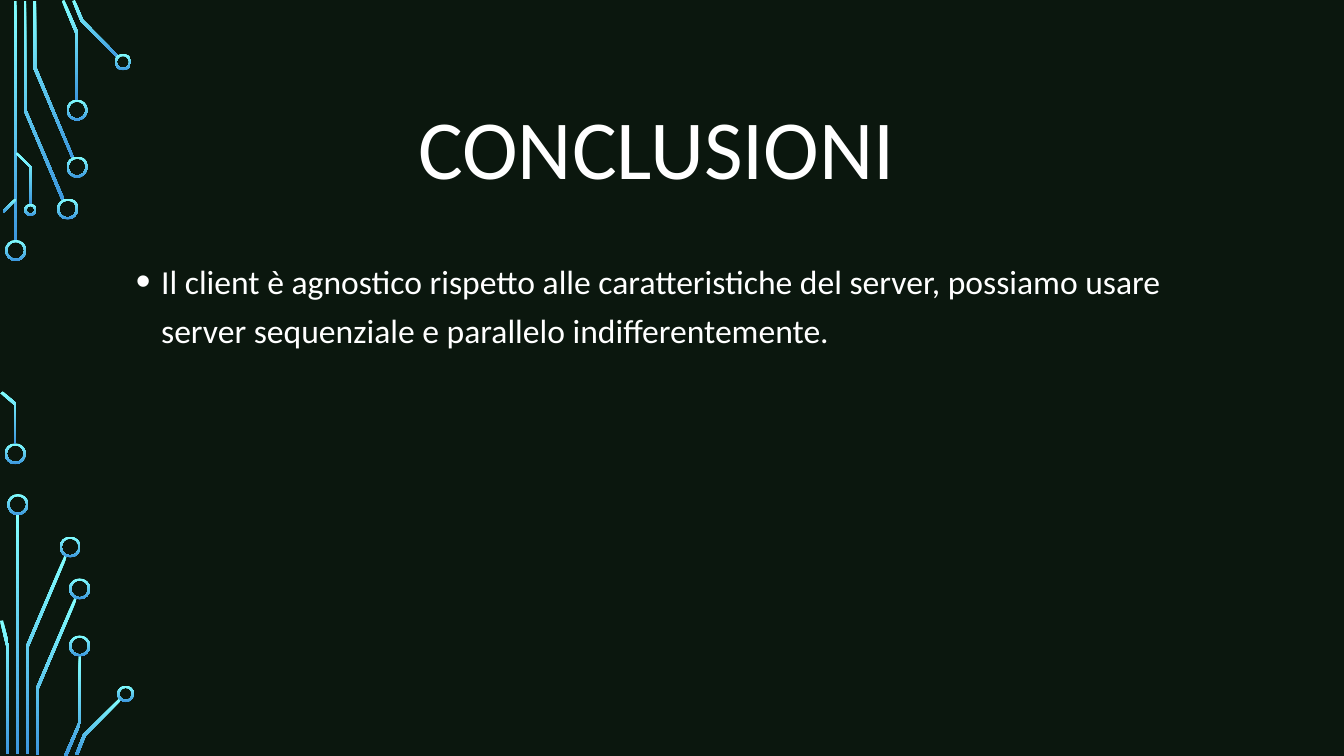
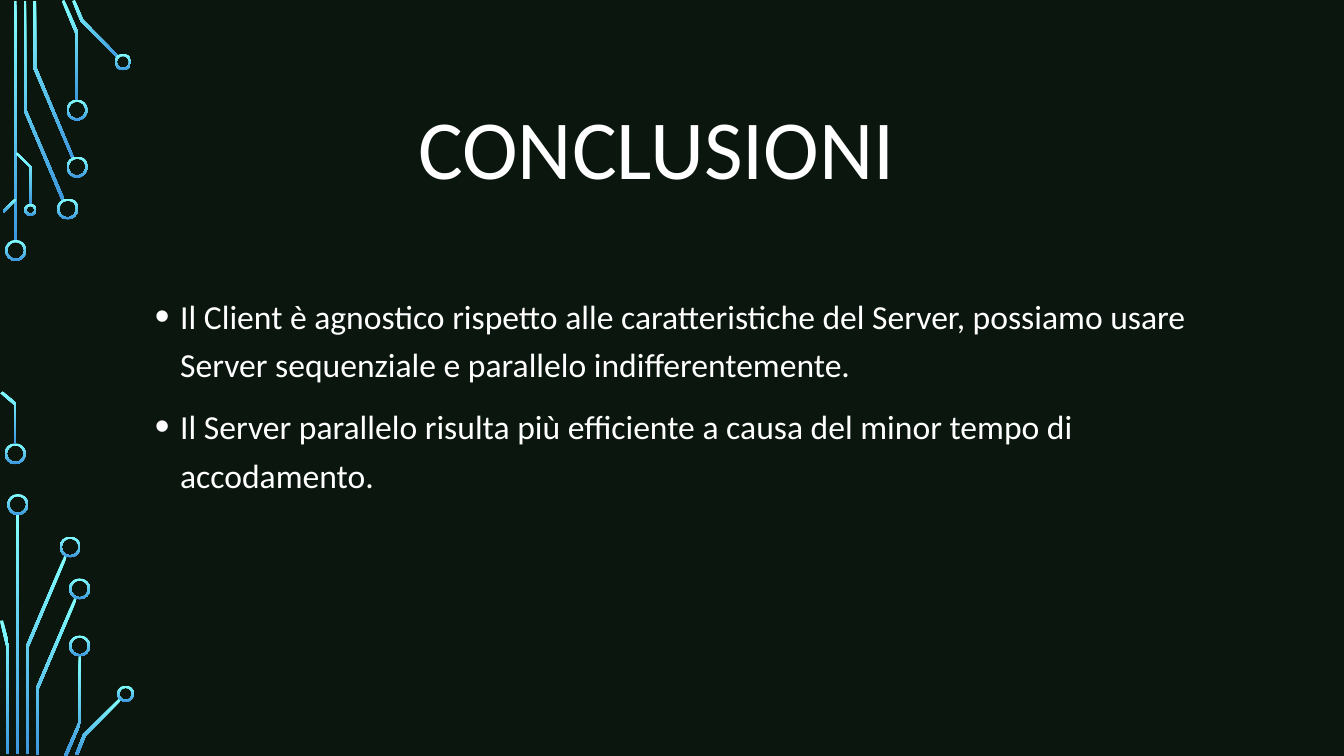
Before and after one commit to FlippaFloppa/Reti-di-Calcolatori-gruppo-Lore, a slide deck: slide 12 of Esercitazione_2/esercitazione2.pptx (slide 10 before the commit). Drawn at 1344x756 pixels with LibreOffice and Linux fonts; fonts in the diff are those of the drawing; background and template pictures are left out. Boxes give left, top, right and bottom in pixels: in the first picture for what was removed or moved away, otherwise in the second. Text is boxed around its words. In the diff, an @@ line names an element or a change of style, - is before the commit and + after.

```diff
--- a/Esercitazione_2/esercitazione2.pptx
+++ b/Esercitazione_2/esercitazione2.pptx
@@ text at (180,305,1185,489): text changed @@
-• Il client è agnostico rispetto alle caratteristiche del server, possiamo usare server sequenziale e parallelo indifferentemente.
+• Il Client è agnostico rispetto alle caratteristiche del Server, possiamo usare Server sequenziale e parallelo indifferentemente.
+• Il Server parallelo risulta più efficiente a causa del minor tempo di accodamento.
```
Also in this commit, not shown: 3 other slides changed, 4 slides added, 2 slides removed.
